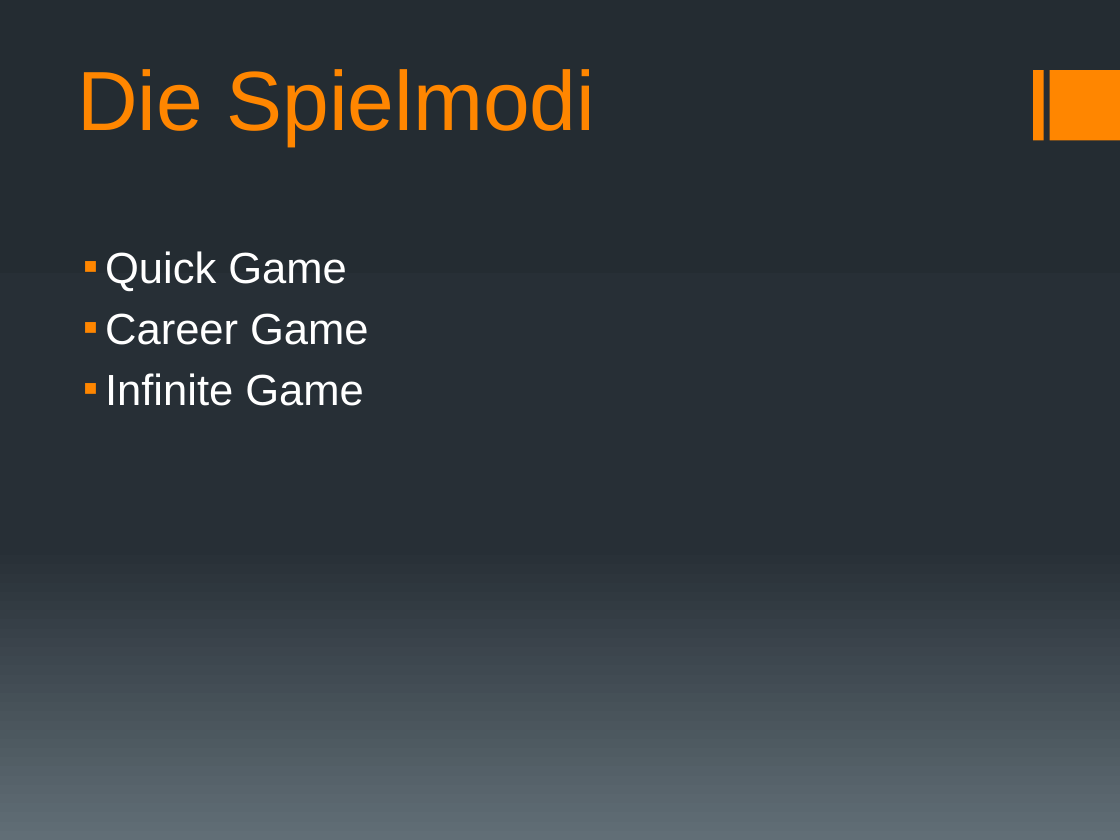
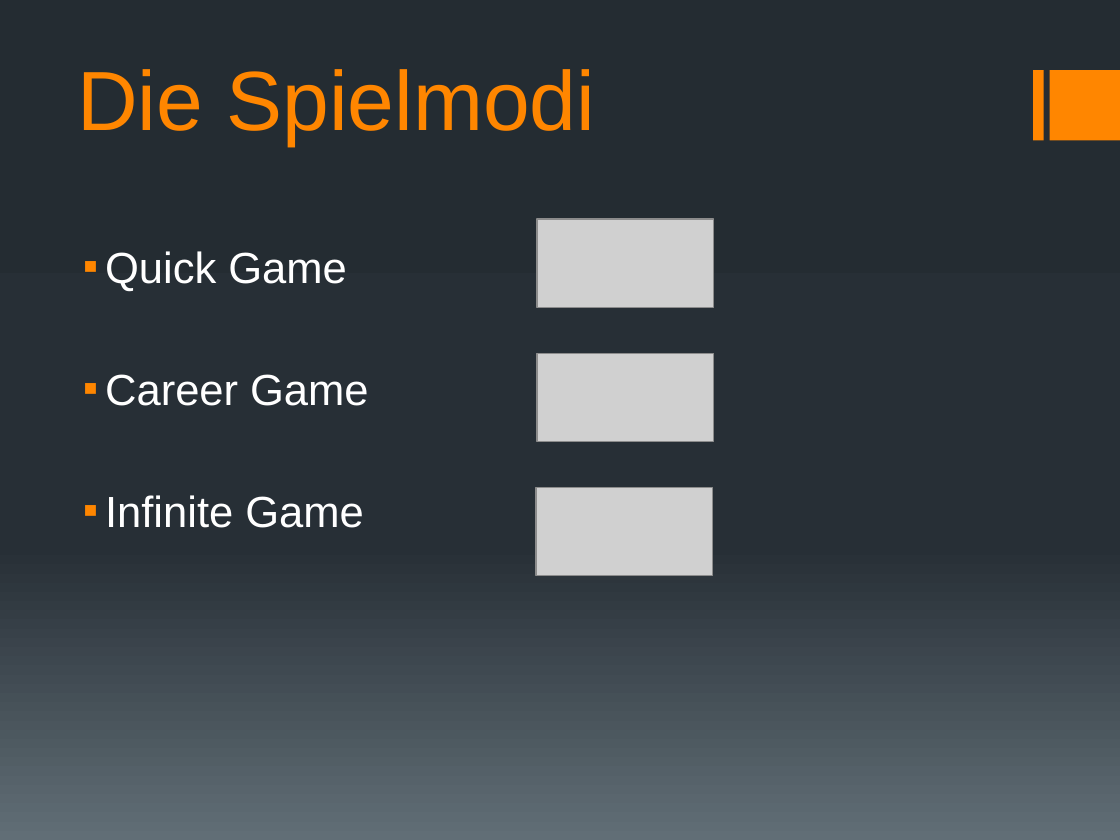
Before and after one commit to docker-apps/Docker, a slide deck: slide 3 of Documents/Schlusspräsentation/Schlussbericht_Präsentation_v1.pptx. Drawn at 1120x840 pixels with LibreOffice and Linux fonts; fonts in the diff are those of the drawing; grey boxes stand for pictures. Boxes give left, top, right and bottom in pixels: in the first picture for what was removed or moved away, otherwise in the second. Text is boxed around its words. In the diff, an @@ line names an element or a change of style, - is before the commit and + after.

```diff
--- a/Documents/Schlusspräsentation/Schlussbericht_Präsentation_v1.pptx
+++ b/Documents/Schlusspräsentation/Schlussbericht_Präsentation_v1.pptx
@@ text "Quick Game" rewrapped from <box>105,251,368,406</box> to <box>105,251,368,528</box> @@
@@ picture added at <box>536,220,712,308</box> @@
@@ picture added at <box>536,354,712,442</box> @@
@@ picture added at <box>536,487,712,576</box> @@
```
Also in this commit, not shown: 3 other slides changed.
